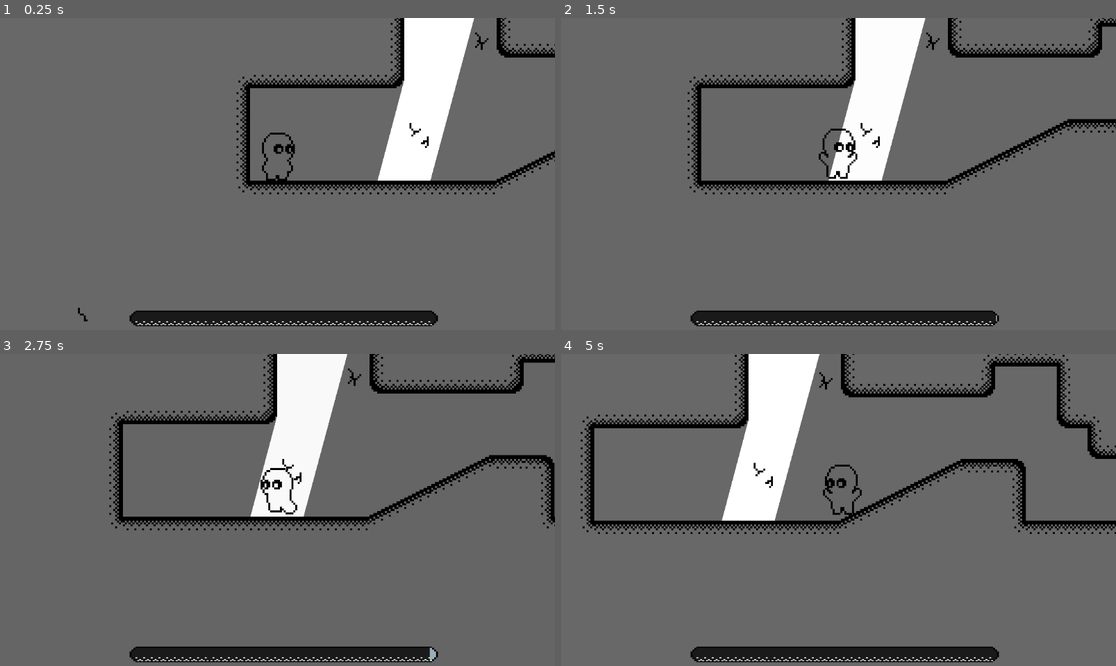
Above: before the commit, frames 1-4 (two rows, left to right).
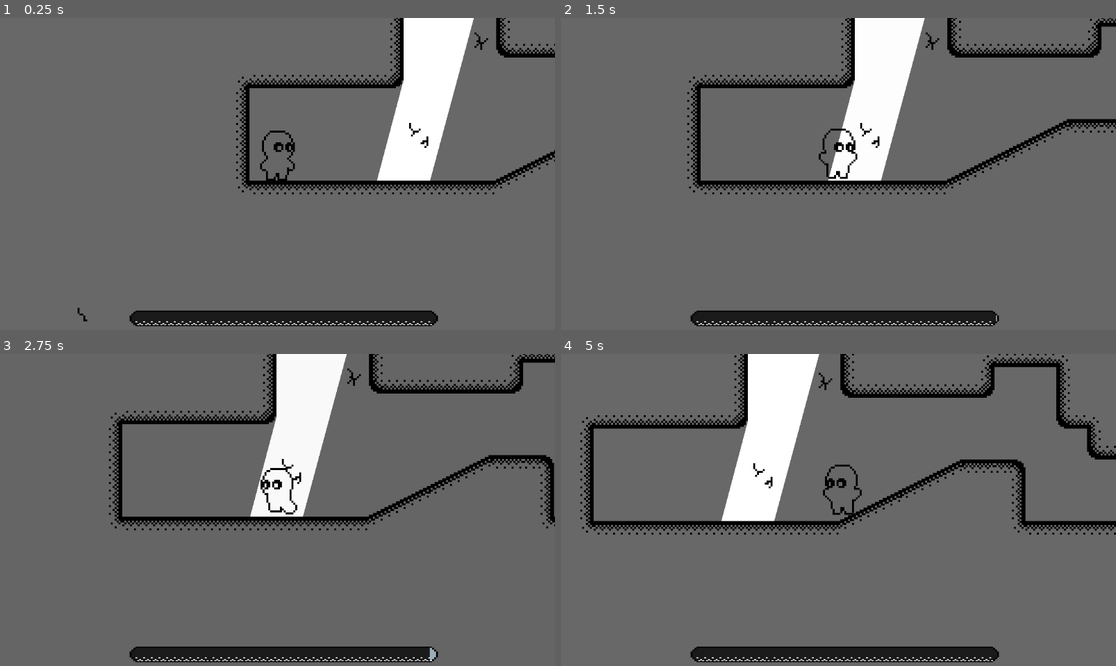
Above: after the commit, the same moments.

Repository: AyaPK/stylised-sidescroller
Game: Godot game, scene res://scenes/main.tscn
Same seed, same stepped clock (60 frames per second), same inputs: the game is played once before the commit and once after it.
Inputs:
- Up to frame 1 (0.25 s): no input
- Up to frame 2 (1.5 s): hold D (move_right) from 0.53 s (still down); tap W (jump) at 0.77 s
- Up to frame 3 (2.75 s): tap W (jump) at 1.52 s; release D (move_right) at 2.03 s; hold A (move_left) from 2.03 s (still down)
- Up to frame 4 (5 s): release A (move_left) at 2.78 s; hold D (move_right) 2.78-4.28 s; tap W (jump) at 3.02, 3.77, 4.52 s; hold A (move_left) from 4.28 s (still down)

The runs differ from the first frame. In frame 1, 1.3% of the frame differs, in the area x 13-100%, y 0-98%; in frame 2, 1.4%; in frame 3, 1.4%; in frame 4, 3.3%, in the area x 3-100%, y 0-58%.

Commit message:
Fix fall sprite

Diff:
--- a/player/player.tscn
+++ b/player/player.tscn
@@ -107,6 +107,8 @@
 
 [node name="Icon" type="Sprite2D" parent="."]
 modulate = Color(0.407843, 0.407843, 0.407843, 1)
+z_index = 2
+y_sort_enabled = true
 position = Vector2(4, -50)
 scale = Vector2(4, 4)
 texture = ExtResource("2_rkbax")
--- a/scenes/main.tscn
+++ b/scenes/main.tscn
@@ -13,7 +13,7 @@
 tile_map_data = PackedByteArray("AAAAAAcAAAABAAAAAAAAAAgAAAAAAAAAAAAAAAkAAAAAAAAAAAAAAAoAAAAAAAAAAAAAAAsAAAAAAAAAAAABAA …(9840 unchanged characters)…
 
 [node name="player" parent="." instance=ExtResource("1_o5qli")]
-position = Vector2(58, 406)
+position = Vector2(59, 434)
 
 [node name="DirectionalLight2D" type="DirectionalLight2D" parent="."]
 rotation = 0.261799
Binary file changed: assets/art/white_monster.png
